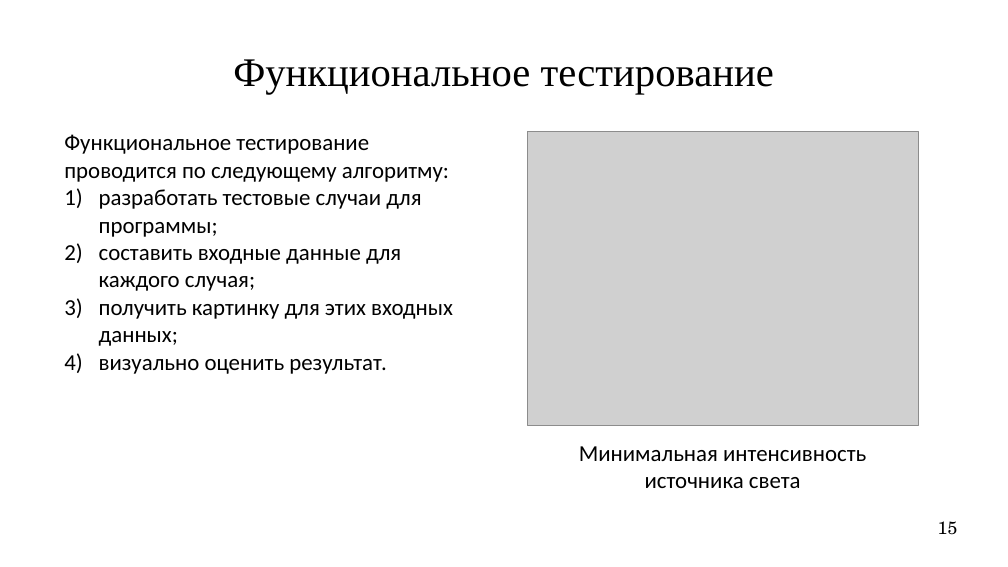
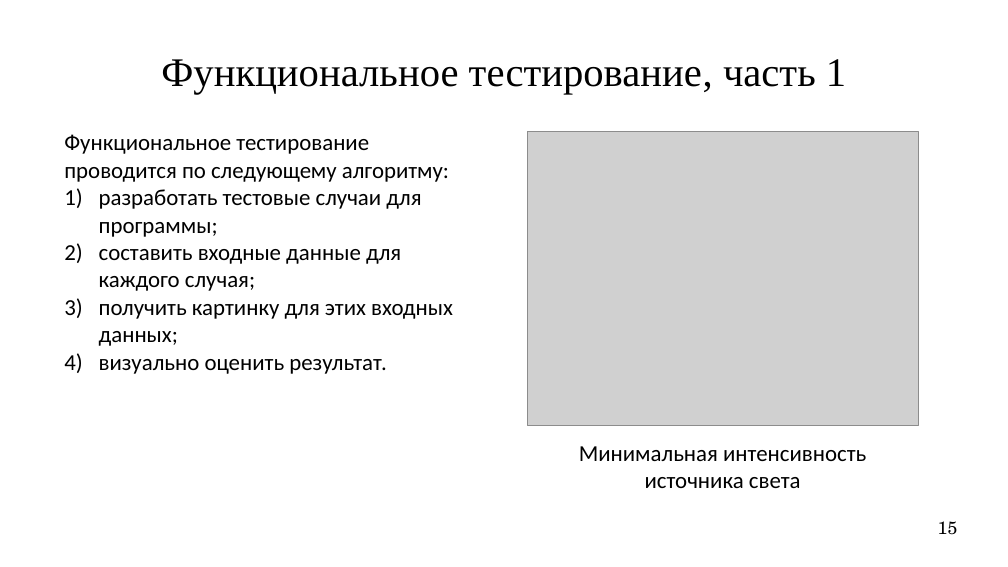
Before and after one commit to Nok1o/CG-coursework-2024, a slide deck: slide 15 of doc/CourseworkPresentation.pptx. Drawn at 1008x567 pixels with LibreOffice and Linux fonts; fonts in the diff are those of the drawing; grey boxes stand for pictures. Boxes give left, top, right and bottom in pixels: in the first picture for what was removed or moved away, otherwise in the second. Text is boxed around its words. In the diff, an @@ line names an element or a change of style, - is before the commit and + after.

```diff
--- a/doc/CourseworkPresentation.pptx
+++ b/doc/CourseworkPresentation.pptx
@@ title at [161, 59, 846, 94]: text changed @@
-Функциональное тестирование
+Функциональное тестирование, часть 1
```
Also in this commit, not shown: 7 other slides changed, 33 other files.
